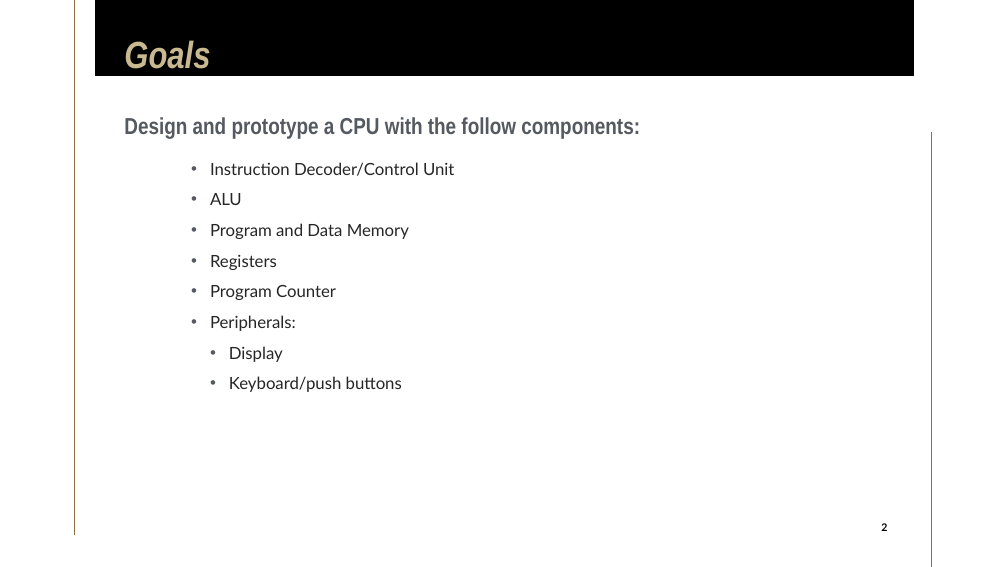
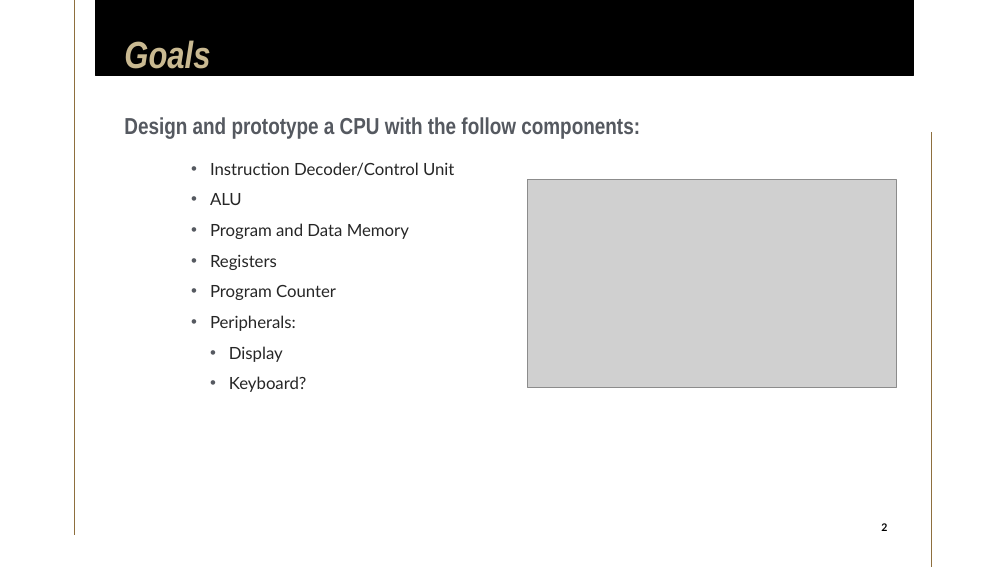
Before and after one commit to limichael246/STARS_2024, a slide deck: slide 2 of Project_Proposal.pptx. Drawn at 1008x567 pixels with LibreOffice and Linux fonts; fonts in the diff are those of the drawing; grey boxes stand for pictures. Boxes give left, top, right and bottom in pixels: in the first picture for what was removed or moved away, otherwise in the second. Text is boxed around its words. In the diff, an @@ line names an element or a change of style, - is before the commit and + after.

```diff
--- a/Project_Proposal.pptx
+++ b/Project_Proposal.pptx
@@ picture added at [528, 179, 897, 387] @@
@@ text at [229, 376, 307, 392]: text changed @@
-    • Keyboard/push buttons
+    • Keyboard?
```
Also in this commit, not shown: 4 other slides changed, 5 slides added.
